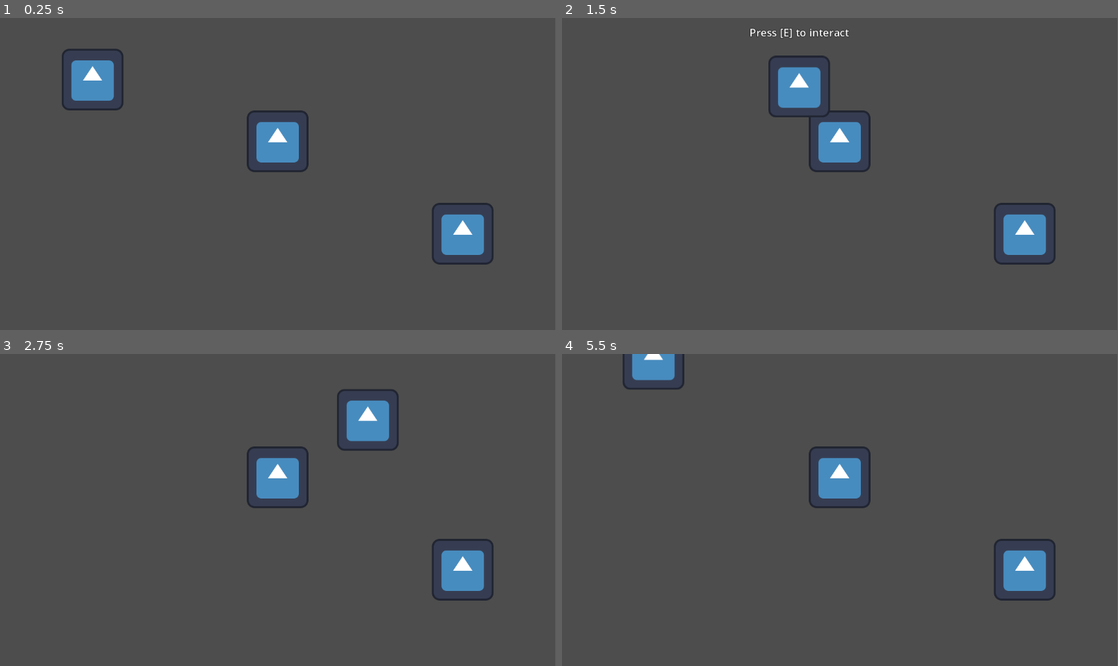
Above: before the commit, frames 1-4 (two rows, left to right).
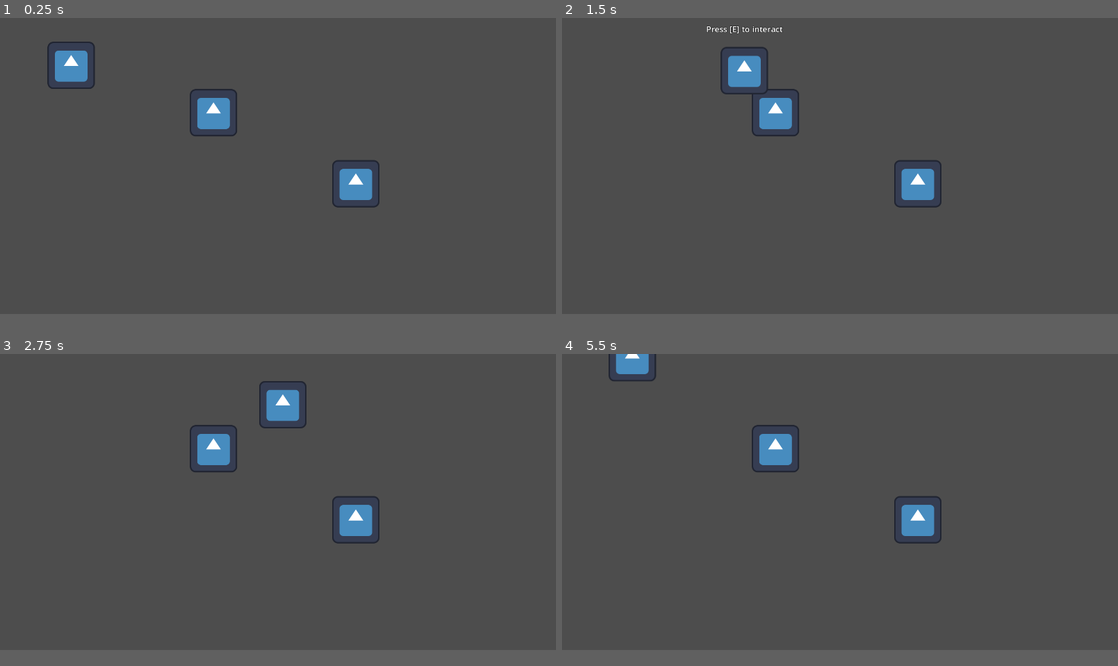
Above: after the commit, the same moments.

Repository: monaimerr/Ryhm-2
Game: Godot game, scene res://scenes/main/main.tscn
The game is run twice, just before and just after one commit, with the same random seed, the same clock (stepped at 60 frames per second) and the same inputs. The engine's default icon, where the game draws it, is replaced by a stand-in: a white triangle on a blue panel in a dark square.
Inputs:
- Up to frame 1 (0.25 s): no input
- Up to frame 2 (1.5 s): tap Enter at 0.5 s; hold D (right) 0.53-1.28 s; hold E (interact) 0.53-1.28 s; hold S (down) from 1.28 s (still down); tap E (interact) at 1.35 s
- Up to frame 3 (2.75 s): tap E (interact) at 2 s; release S (down) at 2.03 s; hold D (right) from 2.03 s (still down); hold E (interact) from 2.03 s (still down)
- Up to frame 4 (5.5 s): release D (right) at 2.78 s; release E (interact) at 2.78 s; hold W (up) 2.78-3.53 s; tap E (interact) at 2.85, 4.35 s; hold E (interact) 3.53-4.28 s; hold A (left) 3.53-5.03 s; tap Space at 4.25 s; tap Enter at 5 s; hold S (down) from 5.03 s (still down); hold E (interact) from 5.03 s (still down)
In our replay, the window is 799x449 before the commit and 800x426 after it. These sizes can differ from the game's own. Grey fills any space a smaller window leaves; there, only what the larger window draws over its background counts as a difference.

The runs differ from the first frame. In frame 1, 5.6% of the frame differs, in the area x 8-89%, y 7-80%; in frame 2, 6.1%, in the area x 26-89%, y 2-80%; in frame 3, 6.1%; in frame 4, 4.9%.

Commit message:
Test scene with game level, player and inventory.

Diff:
--- a/flask/project.godot
+++ b/flask/project.godot
@@ -18,6 +18,11 @@
 [autoload]
 
 InventoryManager="*res://scripts/UI/inventory/inventory_manager.gd"
+
+[display]
+
+window/size/viewport_width=1500
+window/size/viewport_height=800
 
 [dotnet]
 
--- a/flask/scenes/test/test_scene.tscn
+++ b/flask/scenes/test/test_scene.tscn
@@ -1,3 +1,20 @@
-[gd_scene format=3 uid="uid://ce0px0g4md7qk"]
+[gd_scene load_steps=4 format=3 uid="uid://ce0px0g4md7qk"]
+
+[ext_resource type="PackedScene" uid="uid://hvucvjcnynp2" path="res://scenes/game_world/game_level.tscn" id="1_5dy7d"]
+[ext_resource type="PackedScene" uid="uid://burv151ryj8af" path="res://scenes/entities/characters/player/player.tscn" id="2_6hly8"]
+[ext_resource type="PackedScene" uid="uid://bf1qppornvxyf" path="res://scenes/UI/inventory/inventory.tscn" id="3_4ptq0"]
 
 [node name="TestScene" type="Node2D"]
+position = Vector2(-560, -203)
+
+[node name="game_level" parent="." instance=ExtResource("1_5dy7d")]
+position = Vector2(-1829, 434)
+
+[node name="player" parent="." instance=ExtResource("2_6hly8")]
+position = Vector2(1062, 656)
+
+[node name="PlayerCamera" type="Camera2D" parent="player"]
+
+[node name="CanvasLayer" type="CanvasLayer" parent="."]
+
+[node name="Inventory" parent="CanvasLayer" instance=ExtResource("3_4ptq0")]
